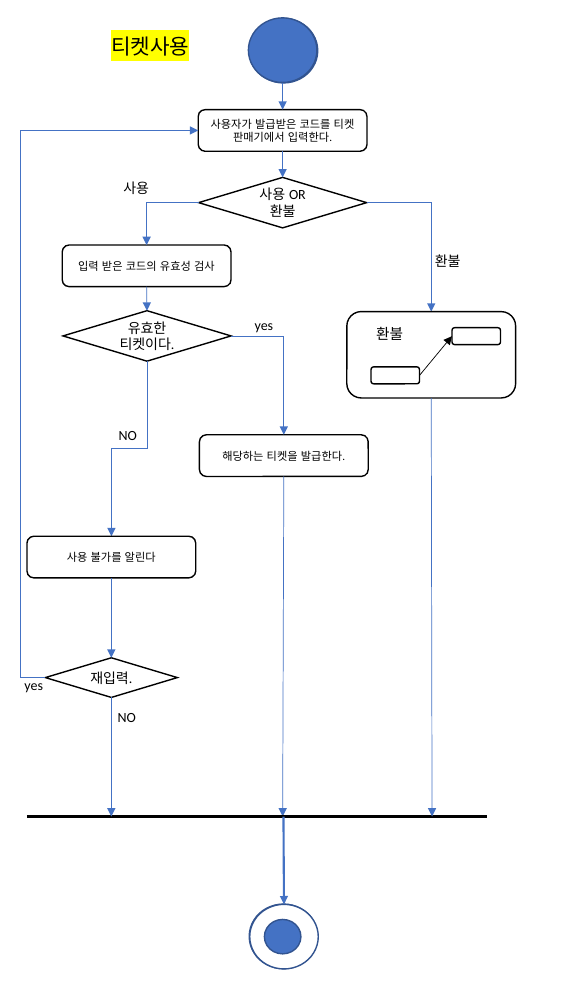
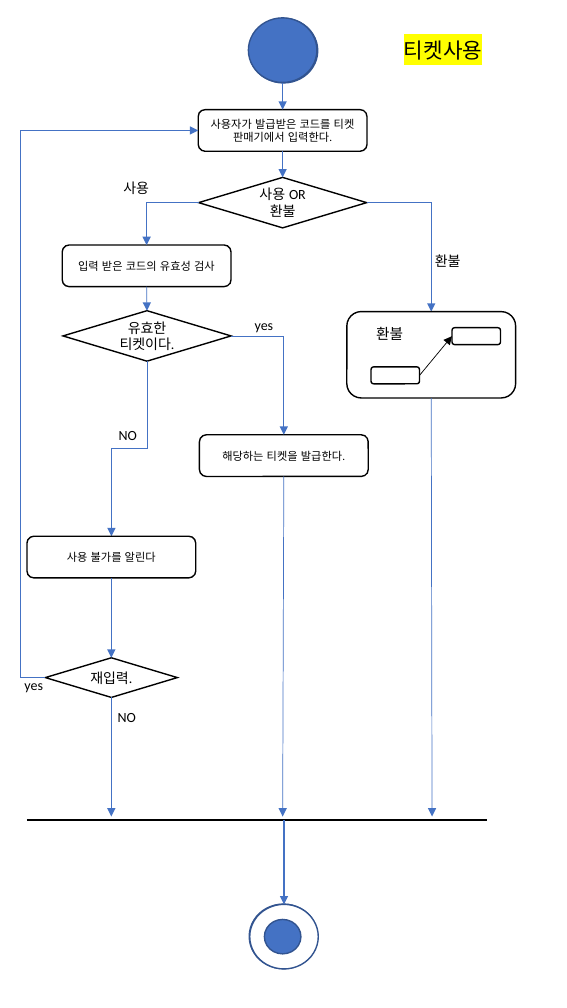
Before and after one commit to deodeok/moba, a slide deck: slide 6 of 소공 설계서/액티비티 다이어그램.pptx. Drawn at 567x1008 pixels with LibreOffice and Linux fonts; fonts in the diff are those of the drawing. Boxes give left, top, right and bottom in pixels: in the first picture for what was removed or moved away, otherwise in the second. Text is boxed around its words. In the diff, an @@ line names an element or a change of style, - is before the commit and + after.

```diff
--- a/소공 설계서/액티비티 다이어그램.pptx
+++ b/소공 설계서/액티비티 다이어그램.pptx
@@ text "티켓사용": place and size @@
-text "티켓사용" at [111,36,189,56]
+text "티켓사용" at [404,40,482,60]
@@ line moved from (27, 817) - (487, 817) to (27, 820) - (487, 820) @@
@@ arrow moved from (284, 817) - (285, 905) to (285, 820) - (285, 905) @@
```
Also in this commit, not shown: 6 other slides changed, 2 other files.
